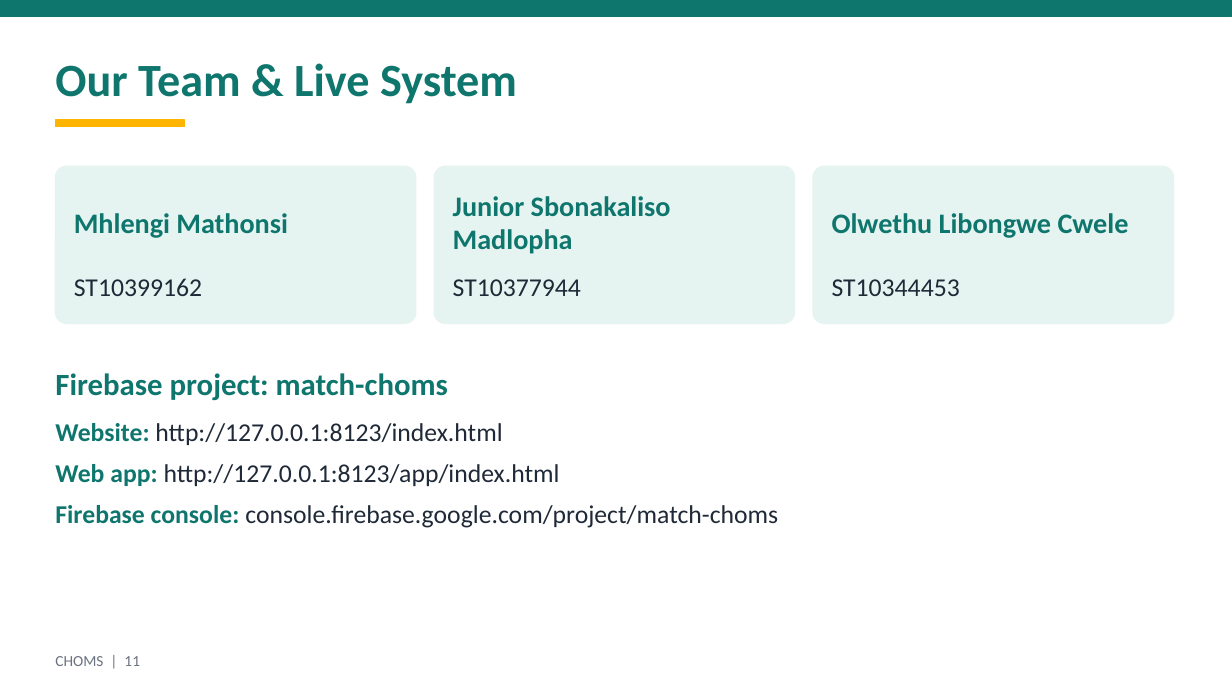
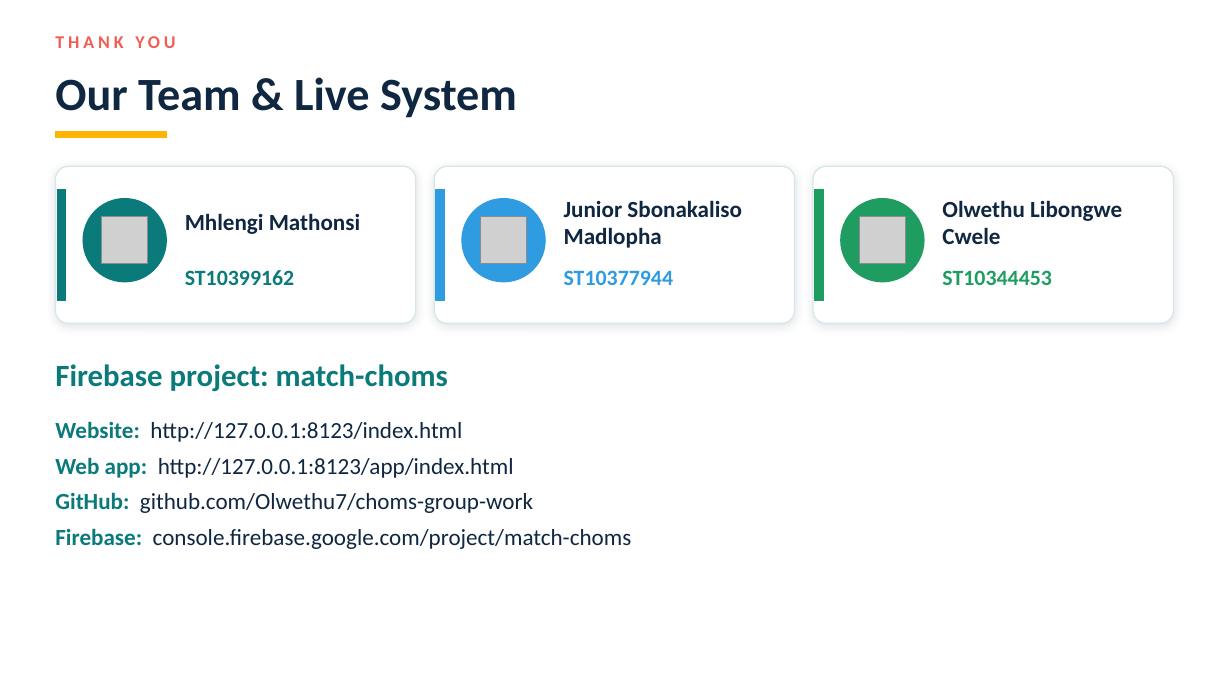
Before and after one commit to Olwethu7/choms-group-work, a slide deck: slide 13 of choms-suite/docs/presentation/CHOMS_Presentation.pptx (slide 11 before the commit). Drawn at 1232x693 pixels with LibreOffice and Linux fonts; fonts in the diff are those of the drawing; grey boxes stand for pictures; background and template pictures are left out. Boxes give left, top, right and bottom in pixels: in the first picture for what was removed or moved away, otherwise in the second. Text is boxed around its words. In the diff, an @@ line names an element or a change of style, - is before the commit and + after.

Commit message:
Redesign presentation to match website: illustrations, icons, screenshots

```diff
--- a/choms-suite/docs/presentation/CHOMS_Presentation.pptx
+++ b/choms-suite/docs/presentation/CHOMS_Presentation.pptx
@@ rectangle removed at [0,0,1232,17] @@
@@ text "Our Team & Live System": place and size @@
-text "Our Team & Live System" at [55,63,517,104]
+text "Our Team & Live System" at [55,77,517,118]
@@ text "Our Team & Live System" at [55,77,517,118]: text colour #0F766E to #0F2740 @@
@@ text added at [55,36,175,48], 14 pt, text #F25C54, bold @@
+THANK YOU
@@ rectangle: place and size @@
-rectangle at [55,120,185,127]
+rectangle at [55,131,166,138]
@@ fill #E6F4F1 to #FFFFFF; outline #E6F4F1 1 pt to #D8E5E9 1 pt; shadow on; proportions changed in 3 elements at [55,166,416,323], [434,166,795,323], [813,166,1174,323] @@
@@ rectangle added at [57,189,66,300], fill #0B7A7A, outline #0B7A7A 1 pt @@
@@ ellipse added at [83,199,166,282], fill #0B7A7A, outline #0B7A7A 1 pt @@
@@ text "Mhlengi Mathonsi": place and size @@
-text "Mhlengi Mathonsi" at [74,213,288,238]
+text "Mhlengi Mathonsi" at [185,213,360,234]
@@ rectangle added at [436,189,445,300], fill #2F9BE0, outline #2F9BE0 1 pt @@
@@ ellipse added at [462,199,545,282], fill #2F9BE0, outline #2F9BE0 1 pt @@
@@ text "Junior Sbonakaliso Madlopha": place and size @@
-text "Junior Sbonakaliso Madlopha" at [453,196,671,254]
+text "Junior Sbonakaliso Madlopha" at [564,200,742,248]
@@ rectangle added at [815,189,823,300], fill #1F9D60, outline #1F9D60 1 pt @@
@@ ellipse added at [841,199,924,282], fill #1F9D60, outline #1F9D60 1 pt @@
@@ size 22 to 18 pt, text colour #0F766E to #0F2740 in 3 elements at [185,213,360,234], [564,200,742,248], [942,200,1122,244] @@
@@ text "Olwethu Libongwe Cwele": place and size @@
-text "Olwethu Libongwe Cwele" at [832,213,1129,238]
+text "Olwethu Libongwe Cwele" at [942,200,1122,244]
@@ picture added at [102,217,148,263] @@
@@ picture added at [481,217,527,263] @@
@@ picture added at [860,217,906,263] @@
@@ text "ST10399162": place and size @@
-text "ST10399162" at [74,278,202,296]
+text "ST10399162" at [185,270,295,285]
@@ text "ST10399162" at [185,270,295,285]: size 20 to 17 pt, text colour #1F2937 to #0B7A7A, bold on; vertical alignment middle to top @@
@@ text "ST10377944": place and size @@
-text "ST10377944" at [453,279,581,296]
+text "ST10377944" at [564,270,674,285]
@@ text "ST10377944" at [564,270,674,285]: size 20 to 17 pt, text colour #1F2937 to #2F9BE0, bold on; vertical alignment middle to top @@
@@ text "ST10344453": place and size @@
-text "ST10344453" at [832,279,960,296]
+text "ST10344453" at [942,270,1052,285]
@@ text "ST10344453" at [942,270,1052,285]: size 20 to 17 pt, text colour #1F2937 to #1F9D60, bold on; vertical alignment middle to top @@
@@ text "Firebase project: match-choms" at [55,364,448,392]: text colour #0F766E to #0B7A7A; vertical alignment middle to top @@
@@ text at [55,421,514,478]: size 20 to 18 pt in "Website: http://127.0.0.1:8123/index.html", "Web app: http://127.0.0.1:8123/app/index.html"; text colour #0F766E to #0B7A7A in "Website:", "Web app:"; text colour #1F2937 to #0F2740 in "http://127.0.0.1:8123/index.html", "http://127.0.0.1:8123/app/index.html"; bullet • to none; less space between paragraphs @@
@@ text at [55,492,632,549]: text changed; size 20 to 18 pt; text colour #1F2937 to #0F2740 @@
-• Firebase console: console.firebase.google.com/project/match-choms
+GitHub: github.com/Olwethu7/choms-group-work
+Firebase: console.firebase.google.com/project/match-choms
@@ text removed at [55,656,140,666] @@
-CHOMS | 11
```
Also in this commit, not shown: 10 other slides changed, 2 slides added, 1 other file.
